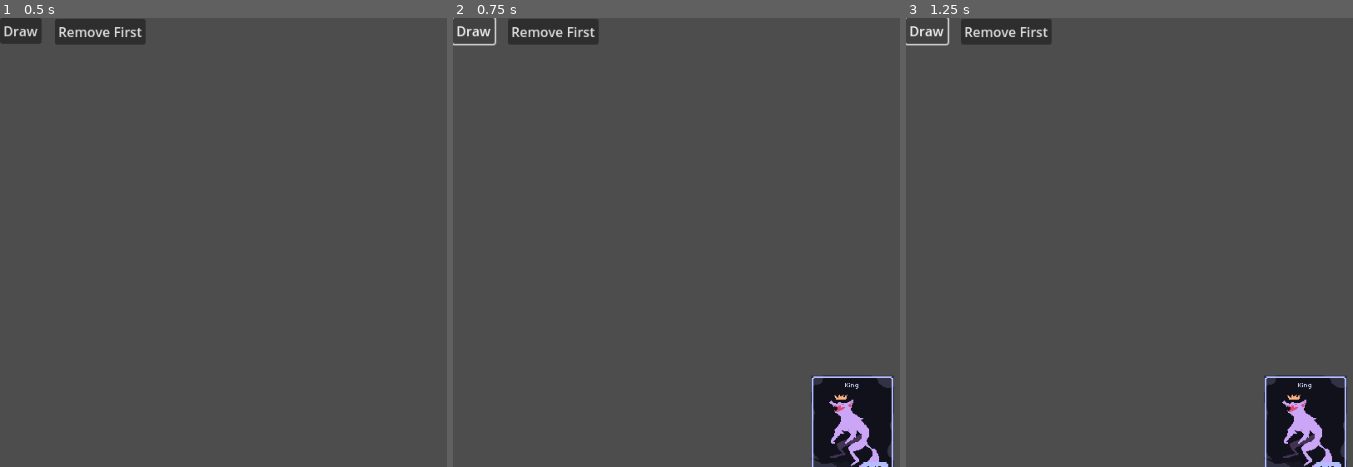
Above: before the commit, frames 1-3 (left to right).
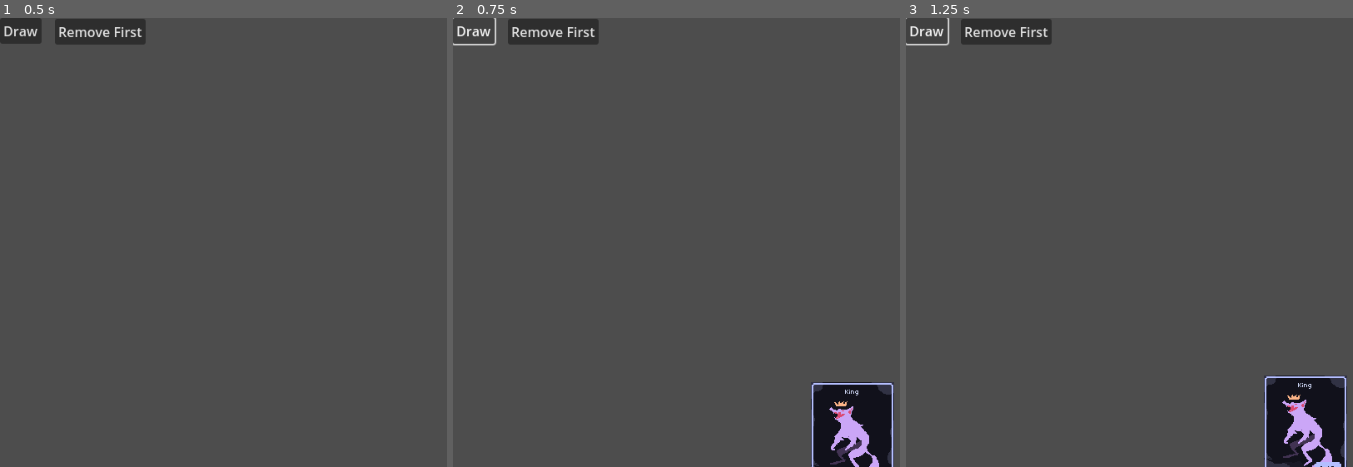
Above: after the commit, the same moments.

Repository: Ilwel/tcg-godot
Game: Godot game, scene res://scenes/HandNDeck.tscn
Same seed, same stepped clock (60 frames per second), same inputs: the game is played once before the commit and once after it.
Inputs:
- Up to frame 1 (0.5 s): no input
- Up to frame 2 (0.75 s): click "Draw" at 0.5 s
- Up to frame 3 (1.25 s): no input

Frame 1 is identical in both runs. In frame 2, 1.3% of the frame differs, in the area x 80-99%, y 79-100%; in frame 3, nothing differs.

Commit message:
feat: add tween effect

Diff:
--- a/project.godot
+++ b/project.godot
@@ -15,6 +15,10 @@
 config/features=PackedStringArray("4.5", "Forward Plus")
 config/icon="res://icon.svg"
 
+[autoload]
+
+Globals="*res://scripts/Globals.gd"
+
 [display]
 
 window/size/viewport_width=960
--- a/scripts/CardManager.gd
+++ b/scripts/CardManager.gd
@@ -35,9 +35,10 @@
 
 func _process(delta: float) -> void:
 	if card_being_dragged:
+		var tween = Globals.create_smooth_tween()
 		var mouse_pos = get_global_mouse_position()
-		card_being_dragged.global_position = Vector2(clamp(mouse_pos.x, 0, screen_size.x, ), clamp(mouse_pos.y, 0, screen_size.y))
-		card_being_dragged.set_rotation(deg_to_rad(0))
+		tween.tween_property(card_being_dragged, "global_position",Vector2(clamp(mouse_pos.x, 0, screen_size.x, ), clamp(mouse_pos.y, 0, screen_size.y)), 0.15 )
+		tween.tween_property(card_being_dragged, "rotation", deg_to_rad(0), 0.15)
 	elif is_instance_of(player_hand_reference, Hand):
 		player_hand_reference.reposition_cards()
 
@@ -52,11 +53,13 @@
 				finish_drag()
 
 func start_drag(card):
+	var tween = Globals.create_smooth_tween()
 	card_being_dragged = card
-	card.scale = Vector2(0.8, 0.8)
+	tween.tween_property(card, "scale", Vector2(0.8, 0.8), 0.15)
 
 func finish_drag():
-	card_being_dragged.scale = Vector2(1, 1)
+	var tween = Globals.create_smooth_tween()
+	tween.tween_property(card_being_dragged, "scale", Vector2(1, 1), 0.15)
 	#var card_slot_found = raycast_check_for_card_slot()
 	#if card_slot_found and !card_slot_found.card_in_slot:
 		#player_hand_reference.remove_card_from_hand(card_being_dragged)
@@ -85,13 +88,15 @@
 	else:
 		is_hovering_on_card = false
 
-func highlight_card(card:Card, hovered):
+func highlight_card(card: Card, hovered: bool):
 	if card_being_dragged != card:
+		var tween = Globals.create_smooth_tween()
+
 		if hovered:
-			card.scale = Vector2(1.05, 1.05)
-			card.z_index = 2
+			tween.tween_property(card, "scale", Vector2(1.2, 1.2), 0.15)
+			card.z_index = 1
 			card.show_details(true)
 		else:
-			card.scale = Vector2(1, 1)
-			card.z_index = 1
+			tween.tween_property(card, "scale", Vector2(1, 1), 0.15)
+			card.z_index = 0
 			card.show_details(false)
--- /dev/null
+++ b/scripts/Globals.gd
@@ -0,0 +1,16 @@
+extends Node
+
+func create_smooth_tween() ->Tween:
+	var tween = get_tree().create_tween()
+	tween.set_trans(Tween.TRANS_SINE)
+	tween.set_ease(Tween.EASE_OUT)
+	return tween
+
+# Called when the node enters the scene tree for the first time.
+func _ready() -> void:
+	pass # Replace with function body.
+
+
+# Called every frame. 'delta' is the elapsed time since the previous frame.
+func _process(delta: float) -> void:
+	pass
--- a/scripts/Hand.gd
+++ b/scripts/Hand.gd
@@ -30,8 +30,9 @@
 		current_angle += card_spread
 
 func update_card_transform(card: Card, angle_in_drag: float):
-	card.set_position(get_card_position(angle_in_drag))
-	card.set_rotation(deg_to_rad(angle_in_drag + 90))
+	var tween = Globals.create_smooth_tween()
+	tween.tween_property(card, "position", get_card_position(angle_in_drag), 0.15)
+	tween.tween_property(card, "rotation", deg_to_rad(angle_in_drag + 90), 0.15)
 
 func get_card_position(angle_in_deg: float) -> Vector2:
 	var x:float = hand_radius * cos(deg_to_rad(angle_in_deg))
Not shown, added: scripts/Globals.gd.uid
